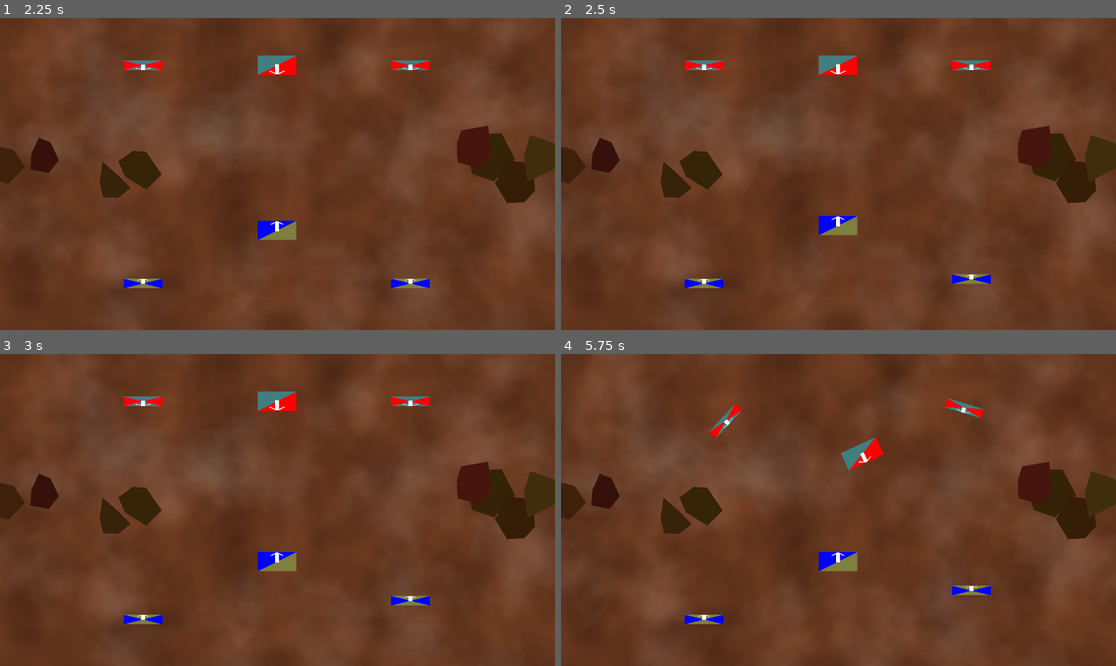
Above: before the commit, frames 1-4 (two rows, left to right).
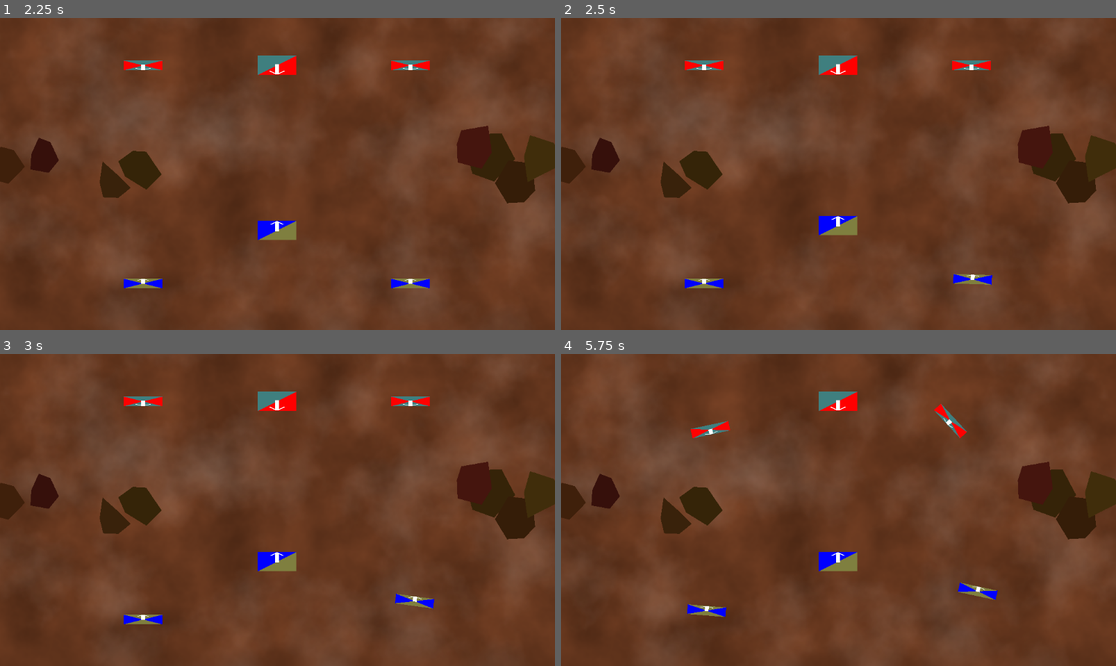
Above: after the commit, the same moments.

Repository: Habidakus/fantasy-battle
Game: Godot game, scene res://Scenes/TopLevelStateMachine.tscn
Two runs of this game, one before a commit and one after it. Both use one fixed random seed, a clock stepped at 60 frames per second and the inputs below.
Inputs (mouse positions are in pixels of both pictures, inside the frame that each line leads up to):
- Up to frame 1 (2.25 s): tap Enter at 0.5 s; move the mouse to (399, 158) at 0.52 s; click (399, 158) at 0.67 s; click "Play" at 1.25 s; move the mouse to (166, 189) at 2.02 s; click (166, 189) at 2.17 s
- Up to frame 2 (2.5 s): no input
- Up to frame 3 (3 s): move the mouse to (333, 441) at 2.77 s; click (333, 441) at 2.92 s
- Up to frame 4 (5.75 s): move the mouse to (810, 572) at 3.52 s; click (810, 572) at 3.67 s; move the mouse to (1005, 556) at 4.27 s; click (1005, 556) at 4.42 s; move the mouse to (672, 463) at 5.02 s; click (672, 463) at 5.17 s

Frame 1 is identical in both runs. In frame 2, less than 0.1% of the frame differs, in the area x 70-78%, y 81-86%; in frame 3, 0.2%; in frame 4, 2.3%, in the area x 22-79%, y 12-87%.

Commit message:
Units can now collide with rocks

Diff:
--- a/Scripts/BoardState.gd
+++ b/Scripts/BoardState.gd
@@ -14,6 +14,7 @@
 			ret_val._turn_order.append(squad.Clone())
 	for entry in _in_combat:
 		ret_val._in_combat.append(entry)
+	ret_val._rocks = _rocks
 	return ret_val
 
 func Config(armies : Array[Army], rocks : Array[Rock], in_combat : Array[int]) -> void:
@@ -118,6 +119,19 @@
 			for point_index in range(point_count):
 				var hit_point = Geometry2D.segment_intersects_segment(points[point_index], dest_points[point_index], squad_edge[0], squad_edge[1])
 				if hit_point != null:
+					var new_length : float = (hit_point - points[point_index]).length()
+					if new_length < shortened_length:
+						shortened_length = new_length
+	assert(_rocks.size() > 0)
+	for rock : Rock in _rocks:
+		var rock_point_count : int = rock._points.size()
+		for rock_point_index : int in range(rock_point_count):
+			var rp1 : Vector2 = rock._points[rock_point_index] + rock.position
+			var rp2 : Vector2 = rock._points[(rock_point_index + 1) % rock_point_count] + rock.position
+			for point_index in range(point_count):
+				var hit_point = Geometry2D.segment_intersects_segment(points[point_index], dest_points[point_index], rp1, rp2)
+				if hit_point != null:
+					print("Collides with rock at %s" % [hit_point])
 					var new_length : float = (hit_point - points[point_index]).length()
 					if new_length < shortened_length:
 						shortened_length = new_length
